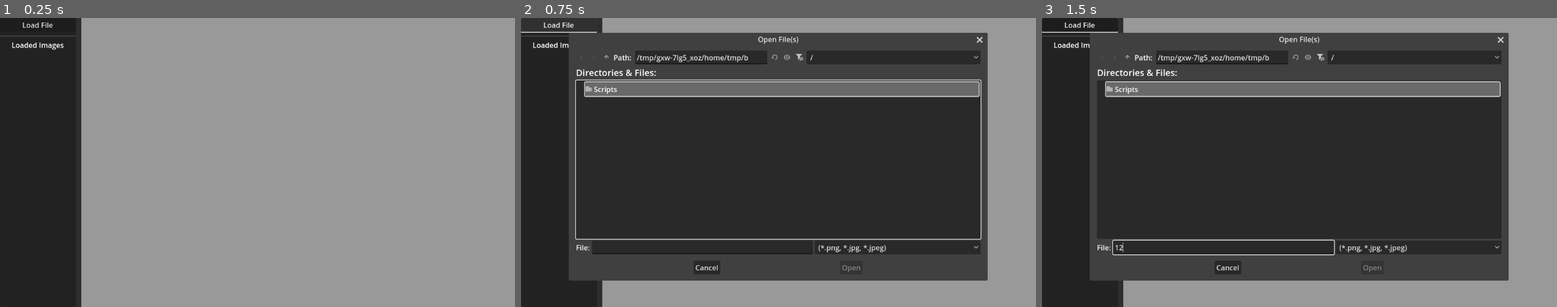
Above: before the commit, frames 1-3 (left to right).
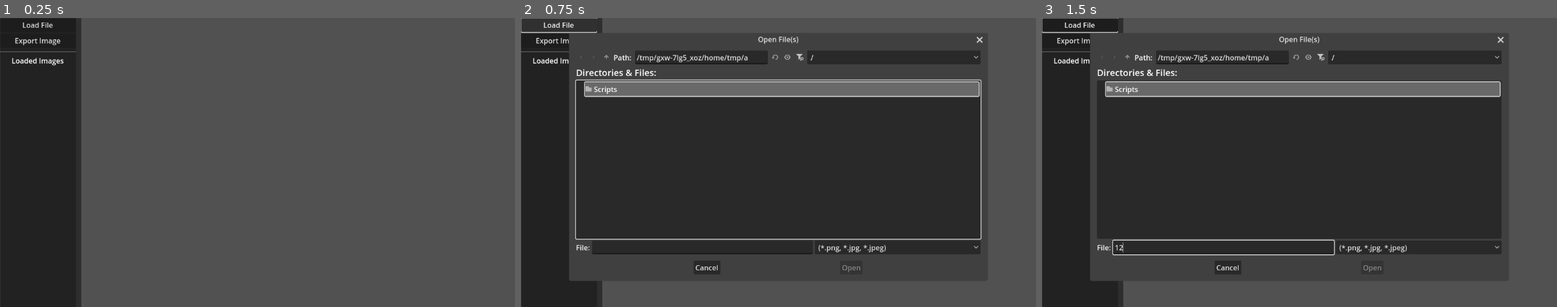
Above: after the commit, the same moments.

Repository: IsaacJCarnes/TilemapCompiler
Game: Godot game, scene res://Main.tscn
Two runs of this game, one before a commit and one after it. Both use one fixed random seed, a clock stepped at 60 frames per second and the inputs below. The project has no main scene, so this scene is started directly.
Inputs (mouse positions are in pixels of both pictures, inside the frame that each line leads up to):
- Up to frame 1 (0.25 s): no input
- Up to frame 2 (0.75 s): click "Load File" at 0.5 s
- Up to frame 3 (1.5 s): click (1222, 246) at 1.27 s; type "12" at 1.35 s

The runs differ from the first frame. In frame 1, 85% of the frame differs, in the area x 0-100%, y 0-100%; in frame 2, 20%; in frame 3, 20%.

Commit message:
Added png exporter

Diff:
--- a/Main.tscn
+++ b/Main.tscn
@@ -1,11 +1,16 @@
-[gd_scene load_steps=6 format=3 uid="uid://dvjh0x2fus1f7"]
+[gd_scene load_steps=8 format=3 uid="uid://dvjh0x2fus1f7"]
 
-[ext_resource type="Script" uid="uid://b3fcuvsp6bitn" path="res://Scripts/file_path_manager.gd" id="1_glv2v"]
+[ext_resource type="Script" uid="uid://b3fcuvsp6bitn" path="res://Scripts/image_loader.gd" id="1_glv2v"]
 [ext_resource type="Script" uid="uid://cqhseuwwtyopi" path="res://Scripts/label_generator.gd" id="2_cm0pq"]
 [ext_resource type="Script" uid="uid://xuwal1onbglt" path="res://Scripts/display_images.gd" id="2_r0du0"]
 [ext_resource type="Script" uid="uid://fqw511hrtbcw" path="res://Scripts/file_saver.gd" id="2_uu6xs"]
+[ext_resource type="Script" uid="uid://bmt6f4wk62gaj" path="res://image_exporter.gd" id="3_fos0i"]
 
-[sub_resource type="StyleBoxFlat" id="StyleBoxFlat_cm0pq"]
+[sub_resource type="StyleBoxFlat" id="StyleBoxFlat_fos0i"]
+bg_color = Color(0.31802, 0.31802, 0.31802, 1)
+
+[sub_resource type="ViewportTexture" id="ViewportTexture_cm0pq"]
+viewport_path = NodePath("SubViewport")
 
 [node name="Control" type="Control"]
 layout_mode = 3
@@ -33,12 +38,9 @@
 split_offset = 170
 dragging_enabled = false
 
-[node name="Side Panel" type="Panel" parent="Main/SplitContainer" node_paths=PackedStringArray("fileSystem", "contentLoader")]
+[node name="Side Panel" type="Panel" parent="Main/SplitContainer"]
 clip_contents = true
 layout_mode = 2
-script = ExtResource("1_glv2v")
-fileSystem = NodePath("../../../Scripts/FileSystem")
-contentLoader = NodePath("../Content Panel")
 
 [node name="VBoxContainer" type="VBoxContainer" parent="Main/SplitContainer/Side Panel"]
 layout_mode = 1
@@ -54,6 +56,10 @@
 [node name="LoadButton" type="Button" parent="Main/SplitContainer/Side Panel/VBoxContainer/ButtonContainer"]
 layout_mode = 2
 text = "Load File"
+
+[node name="ExportButton" type="Button" parent="Main/SplitContainer/Side Panel/VBoxContainer/ButtonContainer"]
+layout_mode = 2
+text = "Export Image"
 
 [node name="HSeparator" type="HSeparator" parent="Main/SplitContainer/Side Panel/VBoxContainer"]
 layout_mode = 2
@@ -78,19 +84,53 @@
 filters = PackedStringArray("*.png, *.jpg, *.jpeg")
 use_native_dialog = true
 
-[node name="Content Panel" type="Panel" parent="Main/SplitContainer" node_paths=PackedStringArray("file_system")]
+[node name="ExportFileDialog" type="FileDialog" parent="Main/SplitContainer/Side Panel"]
+access = 2
+filters = PackedStringArray("*.png")
+use_native_dialog = true
+
+[node name="image_loader" type="Node" parent="Main/SplitContainer/Side Panel" node_paths=PackedStringArray("fileSystem", "LoadFileDialog", "LoadButton")]
+script = ExtResource("1_glv2v")
+fileSystem = NodePath("../../../../Scripts/FileSystem")
+LoadFileDialog = NodePath("../LoadFileDialog")
+LoadButton = NodePath("../VBoxContainer/ButtonContainer/LoadButton")
+
+[node name="image_exporter" type="Node" parent="Main/SplitContainer/Side Panel" node_paths=PackedStringArray("ExportFileDialog", "ExportButton", "TargetViewport")]
+script = ExtResource("3_fos0i")
+ExportFileDialog = NodePath("../ExportFileDialog")
+ExportButton = NodePath("../VBoxContainer/ButtonContainer/ExportButton")
+TargetViewport = NodePath("../../../../SubViewport")
+
+[node name="Content Panel" type="Panel" parent="Main/SplitContainer"]
 layout_mode = 2
-theme_override_styles/panel = SubResource("StyleBoxFlat_cm0pq")
-script = ExtResource("2_r0du0")
-file_system = NodePath("../../../Scripts/FileSystem")
+theme_override_styles/panel = SubResource("StyleBoxFlat_fos0i")
 
-[node name="GridContainer" type="GridContainer" parent="Main/SplitContainer/Content Panel"]
-layout_mode = 0
+[node name="ScrollContainer" type="ScrollContainer" parent="Main/SplitContainer/Content Panel"]
+layout_mode = 1
+anchors_preset = 15
+anchor_right = 1.0
+anchor_bottom = 1.0
+grow_horizontal = 2
+grow_vertical = 2
+
+[node name="TextureRect" type="TextureRect" parent="Main/SplitContainer/Content Panel/ScrollContainer"]
+layout_mode = 2
+size_flags_horizontal = 3
+size_flags_vertical = 3
+texture = SubResource("ViewportTexture_cm0pq")
+
+[node name="SubViewport" type="SubViewport" parent="."]
+transparent_bg = true
+
+[node name="GridContainer" type="GridContainer" parent="SubViewport" node_paths=PackedStringArray("file_system")]
 offset_right = 40.0
 offset_bottom = 40.0
 theme_override_constants/h_separation = 0
 theme_override_constants/v_separation = 0
 columns = 3
+script = ExtResource("2_r0du0")
+file_system = NodePath("../../Scripts/FileSystem")
+currentScale = 1.0
 
 [node name="Scripts" type="Node" parent="."]
 
--- a/Scripts/SaveViewport.gd
+++ /dev/null
@@ -1,14 +0,0 @@
-extends Node
-##Code from this forum
-
-@export var viewport_path:NodePath
-@export var tilePathsDocument:NodePath
-
-
-@onready var target_viewport = get_node(viewport_path) if viewport_path else get_tree().root.get_viewport()
-
-
-func save_to(path):
-	var img = target_viewport.get_texture().get_data()
-	img.flip_y()
-	return img.save_png(path)
--- a/Scripts/display_images.gd
+++ b/Scripts/display_images.gd
@@ -1,20 +1,23 @@
-extends Panel
+extends GridContainer
 
+@onready var parent:SubViewport = get_parent()
 @export var file_system:Node
 
 @export var tileXSize:int = 512
-@export var tileYZSize:int = 512
+@export var tileYSize:int = 512
 
 @export var currentScale:float = 0.25
 
-@onready var grid = $GridContainer
+@export var initColumns:float = 3
 
 func _ready():
-	grid.scale =  Vector2(currentScale, currentScale)
+	columns = initColumns
+	scale =  Vector2(currentScale, currentScale)
 	file_system.has_loaded.connect(load_images)
 
 func load_images():
-	for child in grid.get_children():
+	for child in get_children():
+		remove_child(child)
 		child.queue_free()
 
 	for filePath in file_system.get_content():
@@ -22,7 +25,10 @@
 		var texture = ImageTexture.create_from_image(image)
 		var texRect:TextureRect = TextureRect.new()
 		texRect.scale = Vector2(currentScale, currentScale)
-		texRect.size = Vector2(tileXSize * currentScale, tileYZSize * currentScale)
+		texRect.size = Vector2(tileXSize * currentScale, tileYSize * currentScale)
 		texRect.texture = texture
-		grid.add_child(texRect)
+		add_child(texRect)
 		print(filePath)
+	var rows = ceil(get_children().size() / initColumns)
+	parent.size = Vector2(tileXSize * initColumns, tileYSize * rows)
+	print(rows)
--- a/Scripts/file_path_manager.gd
+++ b/Scripts/image_loader.gd
@@ -1,16 +1,12 @@
-@tool
-extends Panel
+extends Node
 
 @export var fileSystem:Node
-@export var contentLoader:Panel
+@export var LoadFileDialog:FileDialog
+@export var LoadButton:Button
 
-@onready var LoadFileDialog = $LoadFileDialog
-@onready var LoadButton = $VBoxContainer/ButtonContainer/LoadButton
+@onready var parent = get_parent()
 @onready var RegexValidator = RegEx.new()
 
-# In this file, the word "silly" is used to make it obvious that the name is arbitrary.
-
-#var silly_material_resource = preload("res://addons/material_creator/material_resource.gd")
 var editor_interface: EditorInterface
 
 var pathList: Array[String]
@@ -19,7 +15,7 @@
 	print(OS.get_user_data_dir())
 	LoadButton.pressed.connect(load_pressed)
 	LoadFileDialog.files_selected.connect(load_file_selected)
-	RenderingServer.canvas_item_set_clip(get_canvas_item(), true)
+	RenderingServer.canvas_item_set_clip(parent.get_canvas_item(), true)
 	RegexValidator.compile('^.*\\.(jpg|png|jpeg)$')
 	fileSystem.has_loaded.connect(assign_pathlist)
 
--- /dev/null
+++ b/image_exporter.gd
@@ -0,0 +1,25 @@
+extends Node
+
+@export var ExportFileDialog:FileDialog
+@export var ExportButton:Button
+@export var TargetViewport:SubViewport
+
+@onready var parent = get_parent()
+
+var editor_interface: EditorInterface
+
+var pathList: Array[String]
+
+func _ready() -> void:
+	print(OS.get_user_data_dir())
+	ExportButton.pressed.connect(export_pressed)
+	ExportFileDialog.file_selected.connect(export_file_selected)
+	RenderingServer.canvas_item_set_clip(parent.get_canvas_item(), true)
+
+func export_pressed() -> void:
+	ExportFileDialog.popup_centered_ratio()
+
+func export_file_selected(path: String) -> bool:
+	var img = TargetViewport.get_texture().get_image()
+	#img.flip_y()
+	return img.save_png(path)
--- a/project.godot
+++ b/project.godot
@@ -13,3 +13,8 @@
 config/name="TilemapCompiler"
 config/features=PackedStringArray("4.4", "Forward Plus")
 config/icon="res://icon.svg"
+
+[rendering]
+
+2d/snap/snap_2d_transforms_to_pixel=true
+2d/snap/snap_2d_vertices_to_pixel=true
Not shown, removed: Scripts/SaveViewport.gd.uid
Renamed: Scripts/file_path_manager.gd.uid -> Scripts/image_loader.gd.uid
Not shown, added: image_exporter.gd.uid
